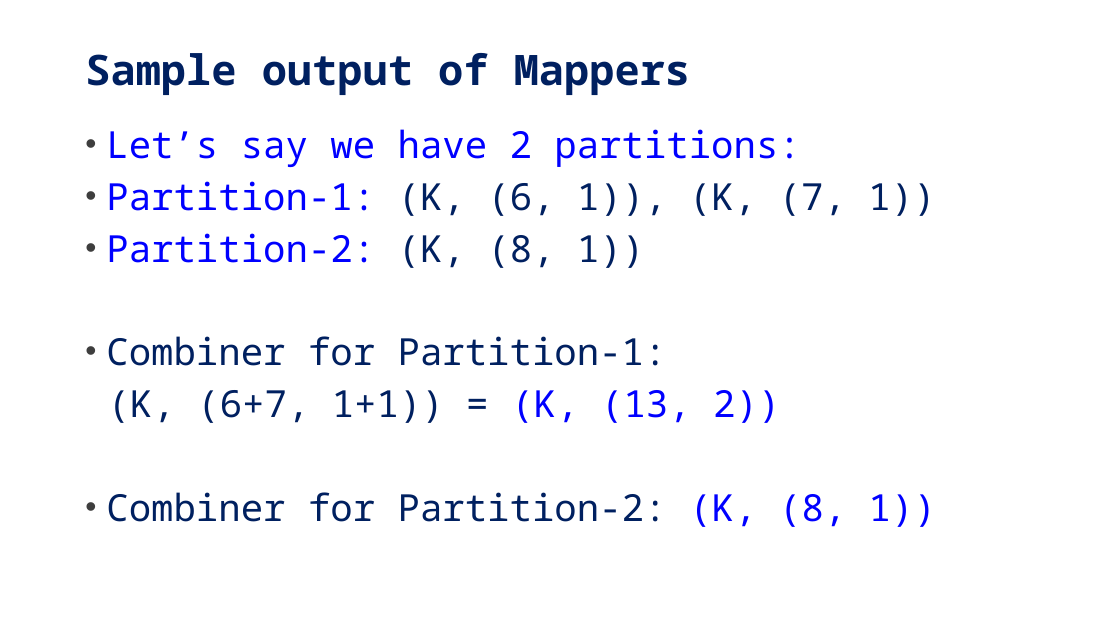
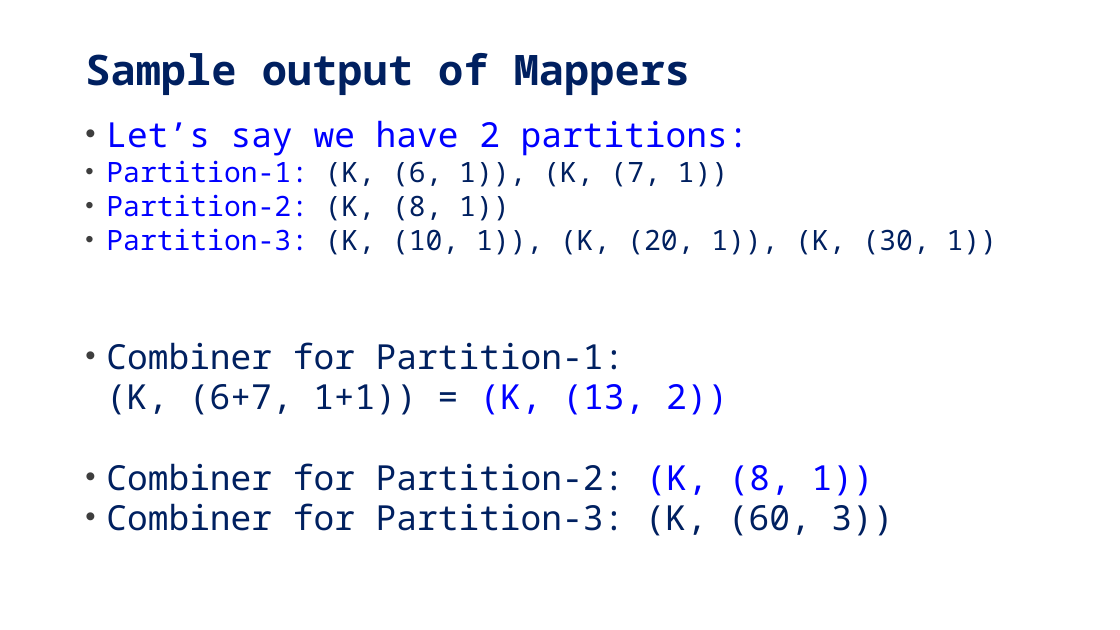
Before and after one commit to mahmoudparsian/big-data-mapreduce-course, a slide deck: slide 24 of slides/mapreduce/3.3_mapreduce_with_combiners.pptx. Drawn at 1120x630 pixels with LibreOffice and Linux fonts; fonts in the diff are those of the drawing; background and template pictures are left out. Boxes give left, top, right and bottom in pixels: in the first picture for what was removed or moved away, otherwise in the second. Text is boxed around its words. In the diff, an @@ line names an element or a change of style, - is before the commit and + after.

```diff
--- a/slides/mapreduce/3.3_mapreduce_with_combiners.pptx
+++ b/slides/mapreduce/3.3_mapreduce_with_combiners.pptx
@@ text at [106, 120, 874, 496]: size 32 to 29.6 pt in "Let’s say we have 2 partitions:", "Combiner for Partition-1:", "(K, (6+7, 1+1)) = (K, (13, 2))", "Combiner for Partition-2: (K, (8, 1))"; size 32 to 24.1 pt in "Partition-1: (K, (6, 1)), (K, (7, 1))", "Partition-2: (K, (8, 1))"; line spacing 1 to 0.8 @@
@@ text at [106, 228, 997, 255]: paragraph added @@
+• Partition-3: (K, (10, 1)), (K, (20, 1)), (K, (30, 1))
@@ text at [106, 503, 893, 536]: paragraph added @@
+• Combiner for Partition-3: (K, (60, 3))
```
Also in this commit, not shown: 4 other slides changed, 1 other file.
